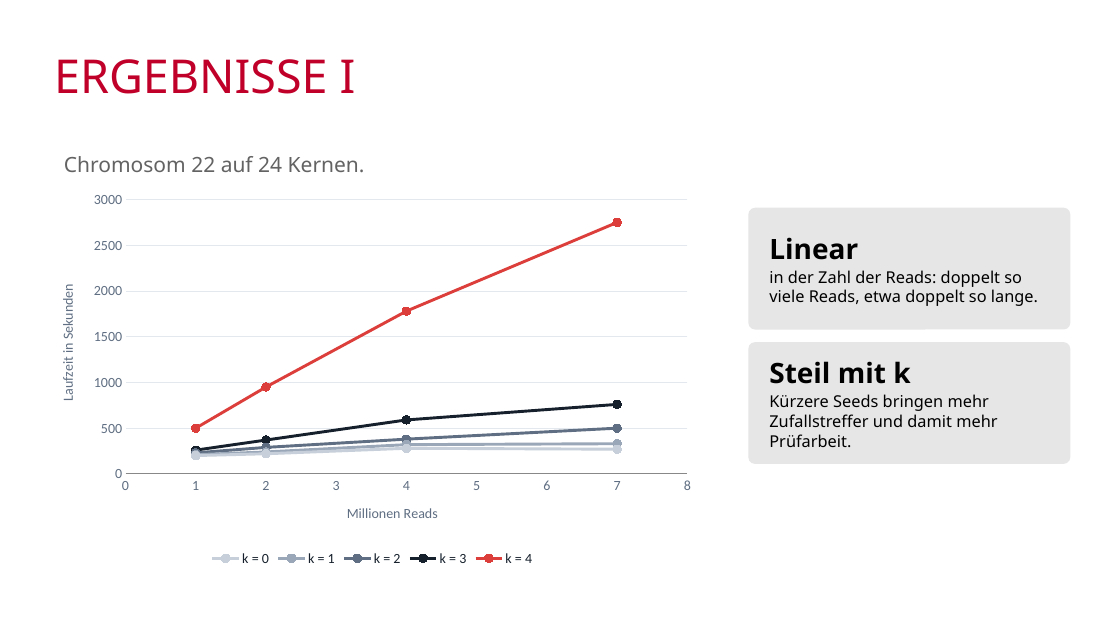
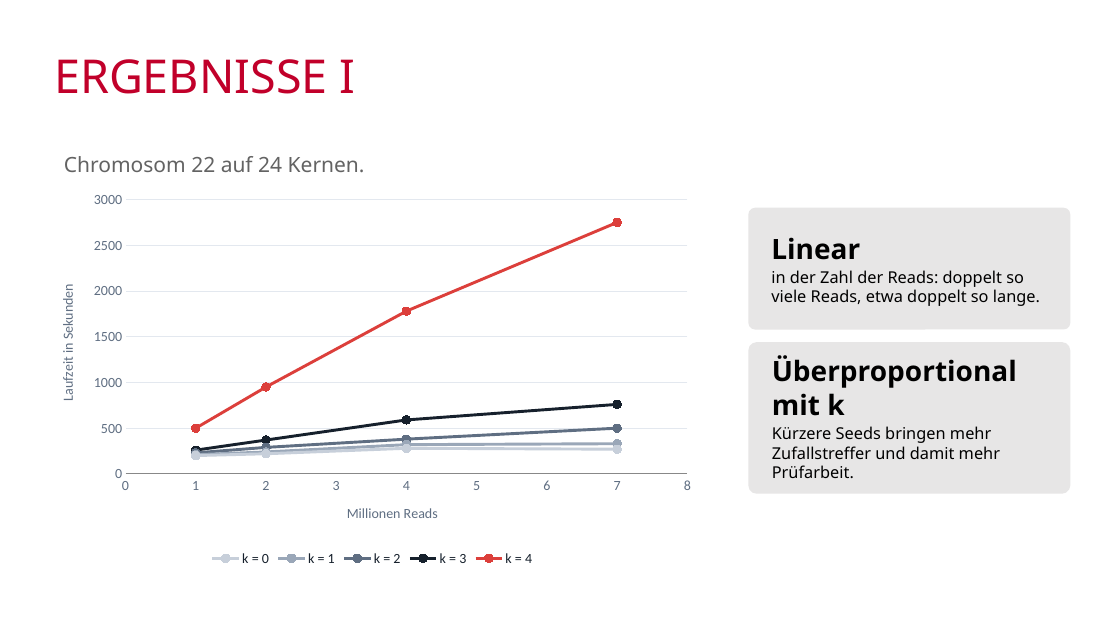
Before and after one commit to mawehl/BigData, a slide deck: slide 25 of CloudBurst_Wehle.pptx. Drawn at 1120x630 pixels with LibreOffice and Linux fonts; fonts in the diff are those of the drawing; background and template pictures are left out. Boxes give left, top, right and bottom in pixels: in the first picture for what was removed or moved away, otherwise in the second. Text is boxed around its words. In the diff, an @@ line names an element or a change of style, - is before the commit and + after.

Commit message:
Ergebnisse weiter

```diff
--- a/CloudBurst_Wehle.pptx
+++ b/CloudBurst_Wehle.pptx
@@ text removed at <box>769,237,1038,306</box> @@
-Linear
-in der Zahl der Reads: doppelt so viele Reads, etwa doppelt so lange.
@@ text in rounded rectangle at <box>771,237,1040,306</box>: text added @@
+Linear
+in der Zahl der Reads: doppelt so viele Reads, etwa doppelt so lange.
@@ rounded rectangle "Überproportional mit k": place and size @@
-rounded rectangle "Überproportional mit k" at <box>769,361,997,447</box>
+rounded rectangle "Überproportional mit k" at <box>749,342,1070,494</box>
@@ rounded rectangle "Überproportional mit k" at <box>749,342,1070,494</box>: fill none to #E7E6E6 @@
@@ rounded rectangle removed at <box>749,342,1070,464</box> @@
@@ text in rounded rectangle at <box>772,355,1017,416</box>: text changed @@
-Steil mit k
+Überproportional mit k
```
Also in this commit, not shown: 2 other slides changed, 3 slides added, 2 slides removed, 1 other file.
